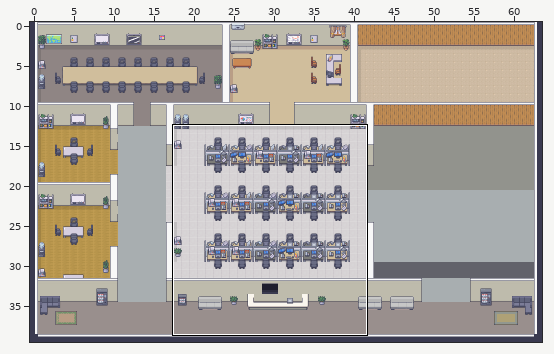
Two versions of a level (Tiled map (JSON), client/public/assets/map/map2.tmj). Above: a wide view before the commit, with the close-up outlined.
Close-up. Old version:
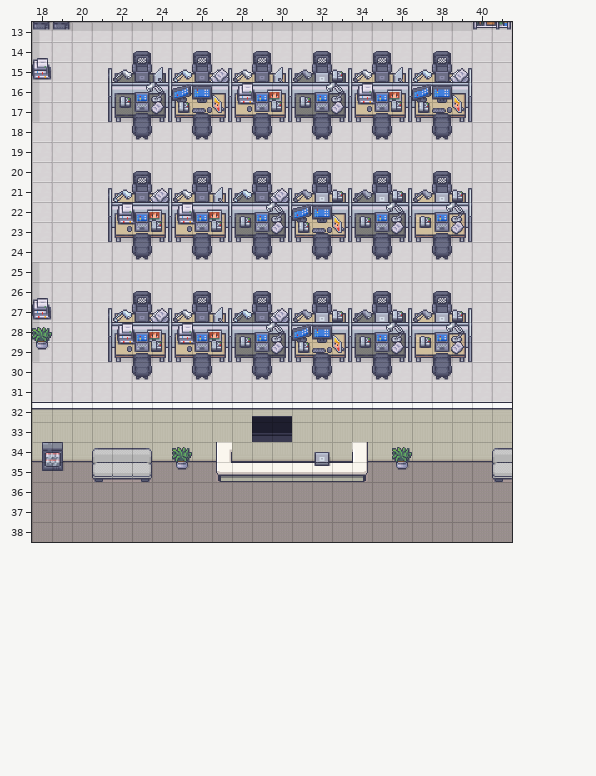
Cells are 32x32 px. Shown: x 18..41, y 13..38. The commit also changed other parts of the map, which this record leaves out.
Once edited:
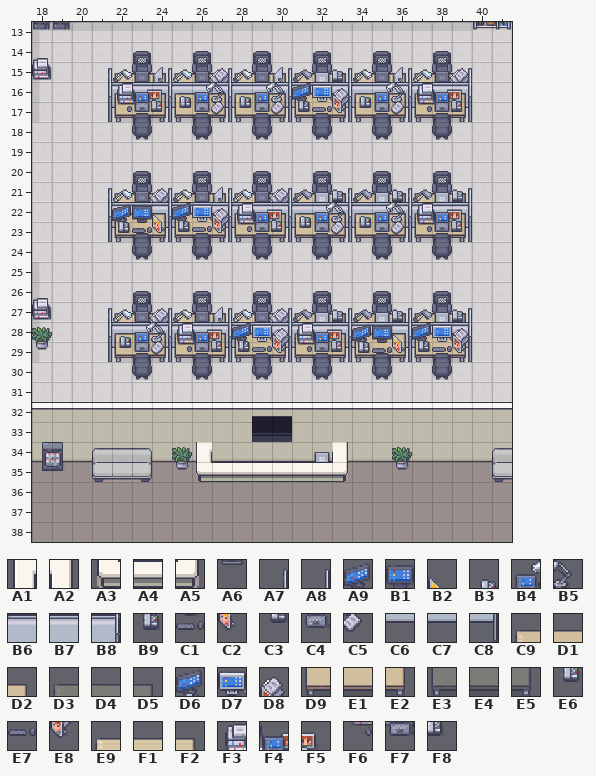
Key: from "Interiors_free_32x32": A1 96, A2 98, A3 128, A4 129, A5 130; from "Modern_Office_Black_Shadow": A6 139, A7 416, A8 419, A9 426, B1 427, B2 428, B3 429, B4 430, B5 431, B6 433, B7 434, B8 435, B9 442, C1 443, C2 444, C3 445, C4 446, C5 447, C6 449, C7 450, C8 451, C9 455, D1 456, D2 457, D3 458, D4 459, D5 460, D6 461, D7 462, D8 463, D9 471, E1 472, E2 473, E3 474, E4 475, E5 476, E6 477, E7 478, E8 479, E9 487, F1 488, F2 489, F3 490, F4 491, F5 492, F6 506, F7 507, F8 508.
__ is an empty cell.
Tiles of an added or newly shown layer are drawn over the layers below it.
Edits made:
Layer "PropsDown0" (added):
y 16: x 22..39 __ __ __ __ __ __ __ __ __ __ __ __ __ __ __ __ __ __ -> B6 B7 B8 B6 B7 B8 B6 B7 B8 B6 B7 B8 B6 B7 B8 B6 B7 B8
y 17: x 22..39 __ __ __ __ __ __ __ __ __ __ __ __ __ __ __ __ __ __ -> C6 C7 C8 C6 C7 C8 C6 C7 C8 C6 C7 C8 C6 C7 C8 C6 C7 C8
y 22: x 22..39 __ __ __ __ __ __ __ __ __ __ __ __ __ __ __ __ __ __ -> B6 B7 B8 B6 B7 B8 B6 B7 B8 B6 B7 B8 B6 B7 B8 B6 B7 B8
y 23: x 22..39 __ __ __ __ __ __ __ __ __ __ __ __ __ __ __ __ __ __ -> C6 C7 C8 C6 C7 C8 C6 C7 C8 C6 C7 C8 C6 C7 C8 C6 C7 C8
y 28: x 22..24 __ __ __ -> B6 B7 B8; x 28..39 __ __ __ __ __ __ __ __ __ __ __ __ -> B6 B7 B8 B6 B7 B8 B6 B7 B8 B6 B7 B8
y 29: x 22..24 __ __ __ -> C6 C7 C8; x 28..39 __ __ __ __ __ __ __ __ __ __ __ __ -> C6 C7 C8 C6 C7 C8 C6 C7 C8 C6 C7 C8
Layer "PropsDown1":
y 15: x 24 A8 -> __; x 33 A8 -> __
y 16: x 22..39 B6 B7 B8 B6 B7 B8 B6 B7 B8 B6 B7 B8 B6 B7 B8 B6 B7 B8 -> C9 D1 D2 C9 D1 D2 C9 D1 D2 C9 D1 D2 C9 D1 D2 C9 D1 D2
y 17: x 22..39 C6 C7 C8 C6 C7 C8 C6 C7 C8 C6 C7 C8 C6 C7 C8 C6 C7 C8 -> D9 E1 E2 D9 E1 E2 D9 E1 E2 D9 E1 E2 D9 E1 E2 D9 E1 E2
y 21: x 30 A8 -> __; x 36 A8 -> __
y 22: x 22..39 B6 B7 B8 B6 B7 B8 B6 B7 B8 B6 B7 B8 B6 B7 B8 B6 B7 B8 -> C9 D1 D2 C9 D1 D2 C9 D1 D2 C9 D1 D2 C9 D1 D2 C9 D1 D2
y 23: x 22..39 C6 C7 C8 C6 C7 C8 C6 C7 C8 C6 C7 C8 C6 C7 C8 C6 C7 C8 -> D9 E1 E2 D9 E1 E2 D9 E1 E2 D9 E1 E2 D9 E1 E2 D9 E1 E2
y 27: x 36 A8 -> __
y 28: x 22..24 B6 B7 B8 -> C9 D1 D2; x 28..39 B6 B7 B8 B6 B7 B8 B6 B7 B8 B6 B7 B8 -> C9 D1 D2 C9 D1 D2 C9 D1 D2 C9 D1 D2
y 29: x 22..24 C6 C7 C8 -> D9 E1 E2; x 28..39 C6 C7 C8 C6 C7 C8 C6 C7 C8 C6 C7 C8 -> D9 E1 E2 D9 E1 E2 D9 E1 E2 D9 E1 E2
y 34: x 27 A1 -> __; x 34 A2 -> __
y 35: x 27 A3 -> __; x 32..34 A4 A4 A5 -> __ __ __
Layer "PropsDown2":
y 15: x 22..24 D3 D4 D5 -> __ __ __; x 31..33 D3 D4 D5 -> __ __ __
y 16: x 22..39 D3 D4 D5 C9 D1 D2 C9 D1 D2 D3 D4 D5 C9 D1 D2 C9 D1 D2 -> F3 F4 F5 B3 B4 B5 B3 B4 B5 D6 D7 D8 B3 B4 B5 F3 F4 F5
y 17: x 22..39 E3 E4 E5 D9 E1 E2 D9 E1 E2 E3 E4 E5 D9 E1 E2 D9 E1 E2 -> F6 F7 F8 C3 C4 C5 C3 C4 C5 E6 E7 E8 C3 C4 C5 F6 F7 F8
y 21: x 28..30 D3 D4 D5 -> __ __ __; x 34..36 D3 D4 D5 -> __ __ __
y 22: x 22..39 C9 D1 D2 C9 D1 D2 D3 D4 D5 C9 D1 D2 D3 D4 D5 C9 D1 D2 -> A9 B1 B2 D6 D7 D8 F3 F4 F5 B3 B4 B5 B3 B4 B5 F3 F4 F5
y 23: x 22..39 D9 E1 E2 D9 E1 E2 E3 E4 E5 D9 E1 E2 E3 E4 E5 D9 E1 E2 -> B9 C1 C2 E6 E7 E8 F6 F7 F8 C3 C4 C5 C3 C4 C5 F6 F7 F8
y 27: x 28..29 D3 D4 -> __ __; x 34..36 D3 D4 D5 -> __ __ __
y 28: x 22..24 C9 D1 D2 -> B3 B4 B5; x 28..39 D3 D4 D5 C9 D1 D2 D3 D4 D5 C9 D1 D2 -> D6 D7 D8 F3 F4 F5 A9 B1 B2 D6 D7 D8
y 29: x 22..24 D9 E1 E2 -> C3 C4 C5; x 28..39 E3 E4 E5 D9 E1 E2 E3 E4 E5 D9 E1 E2 -> E6 E7 E8 F6 F7 F8 B9 C1 C2 E6 E7 E8
y 34: x 26 __ -> A1; x 33 __ -> A2
y 35: x 26..27 __ __ -> A3 A4; x 32..33 A6 __ -> A4 A5
Layer "PropsUp0" (added):
y 15: x 22..24 __ __ __ -> E9 F1 F2; x 31..33 __ __ __ -> E9 F1 F2
y 21: x 28..30 __ __ __ -> E9 F1 F2; x 34..36 __ __ __ -> E9 F1 F2
y 27: x 28..29 __ __ -> E9 F1; x 34..36 __ __ __ -> E9 F1 F2
Layer "PropsUp1":
y 16: x 22..39 B3 B4 B5 A9 B1 B2 F3 F4 F5 B3 B4 B5 F3 F4 F5 A9 B1 B2 -> __ __ __ __ __ __ __ __ __ __ __ __ __ __ __ __ __ __
y 17: x 22..39 C3 C4 C5 B9 C1 C2 F6 F7 F8 C3 C4 C5 F6 F7 F8 B9 C1 C2 -> __ __ __ __ __ __ __ __ __ __ __ __ __ __ __ __ __ __
y 22: x 22..39 F3 F4 F5 F3 F4 F5 B3 B4 B5 A9 B1 B2 B3 B4 B5 B3 B4 B5 -> __ __ __ __ __ __ __ __ __ __ __ __ __ __ __ __ __ __
y 23: x 22..39 F6 F7 F8 F6 F7 F8 C3 C4 C5 B9 C1 C2 C3 C4 C5 C3 C4 C5 -> __ __ __ __ __ __ __ __ __ __ __ __ __ __ __ __ __ __
y 28: x 22..24 F3 F4 F5 -> __ __ __; x 28..39 B3 B4 B5 A9 B1 B2 B3 B4 B5 B3 B4 B5 -> __ __ __ __ __ __ __ __ __ __ __ __
y 29: x 22..24 F6 F7 F8 -> __ __ __; x 28..39 C3 C4 C5 B9 C1 C2 C3 C4 C5 C3 C4 C5 -> __ __ __ __ __ __ __ __ __ __ __ __
Layer "PropsUp2":
y 15: x 24 __ -> A8; x 33 __ -> A8
y 21: x 30 __ -> A7; x 36 __ -> A7
y 27: x 36 __ -> A8
